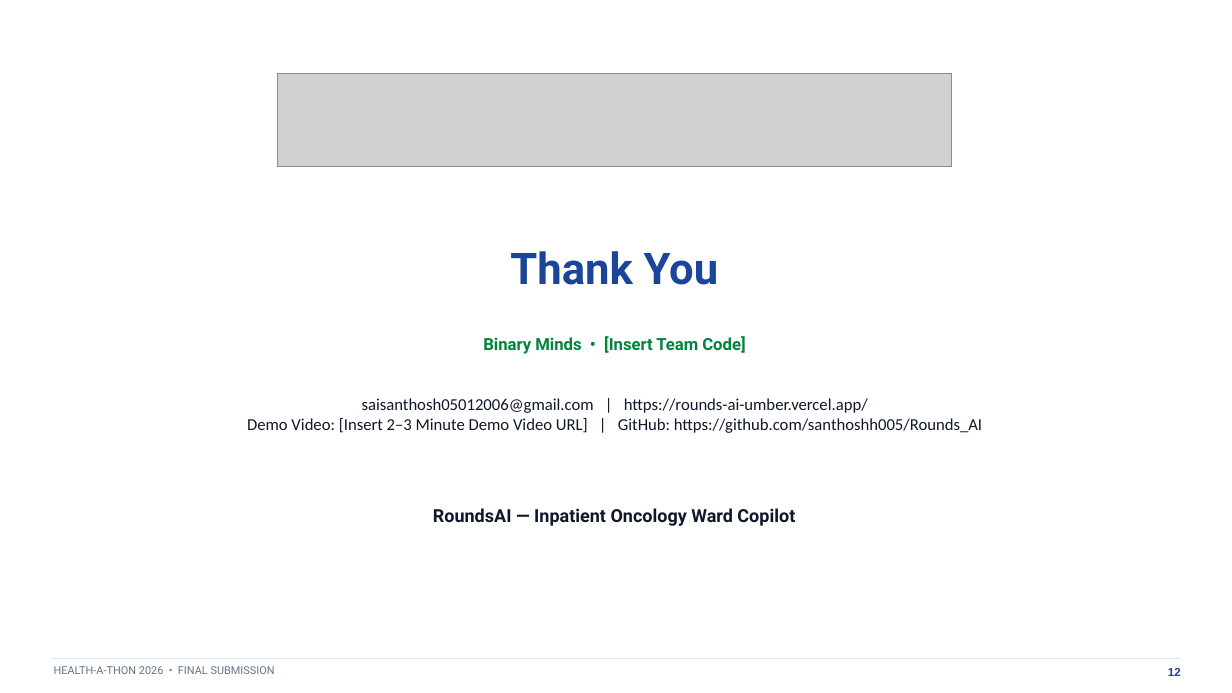
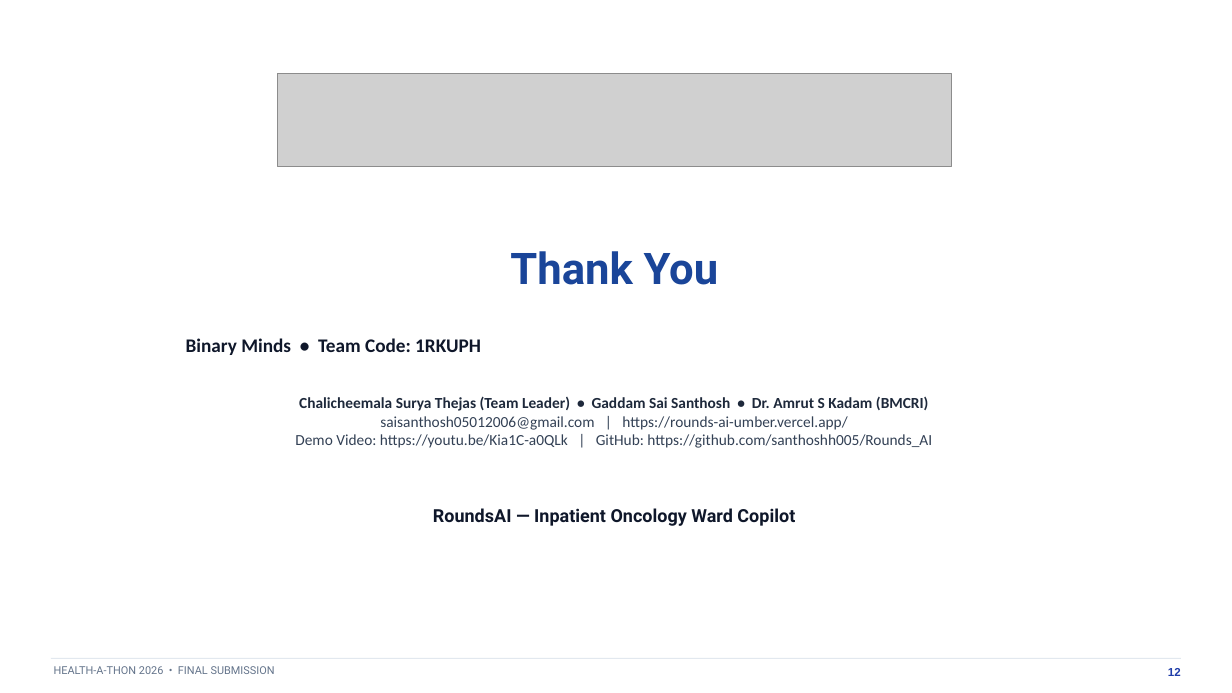
Before and after one commit to santhoshh005/Rounds_AI, a slide deck: slide 12 of Health-a-thon 2026 - Final Presentation (Binary Minds).pptx. Drawn at 1232x693 pixels with LibreOffice and Linux fonts; fonts in the diff are those of the drawing; grey boxes stand for pictures. Boxes give left, top, right and bottom in pixels: in the first picture for what was removed or moved away, otherwise in the second. Text is boxed around its words. In the diff, an @@ line names an element or a change of style, - is before the commit and + after.

Commit message:
docs: add official team members, clinical lead Dr. Amrut S Kadam (BMCRI), and track details

```diff
--- a/Health-a-thon 2026 - Final Presentation (Binary Minds).pptx
+++ b/Health-a-thon 2026 - Final Presentation (Binary Minds).pptx
@@ text at (186,338,481,355): text changed; size 13 to 15 pt; font Roboto to Calibri; text colour #00843D to #0F172A @@
-Binary Minds • [Insert Team Code]
+Binary Minds • Team Code: 1RKUPH
@@ text at (299,396,929,411): paragraph added @@
+Chalicheemala Surya Thejas (Team Leader) • Gaddam Sai Santhosh • Dr. Amrut S Kadam (BMCRI)
@@ text at (380,416,847,430): size 13 to 12 pt, text colour #0F172A to #334155 in "saisanthosh05012006@gmail.com | https://rounds-ai-umber.verc ..." @@
@@ text at (295,434,932,448): text changed; size 13 to 12 pt; text colour #0F172A to #334155 @@
-Demo Video: [Insert 2–3 Minute Demo Video URL] | GitHub: https://github.com/santhoshh005/Rounds_AI
+Demo Video: https://youtu.be/Kia1C-a0QLk | GitHub: https://github.com/santhoshh005/Rounds_AI
```
Also in this commit, not shown: 2 other slides changed, 1 other file.
